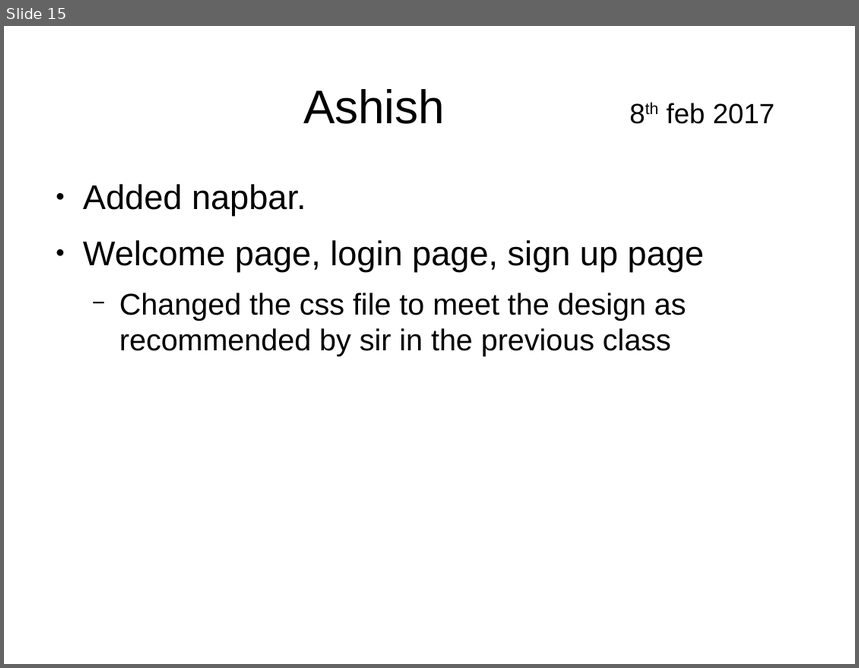
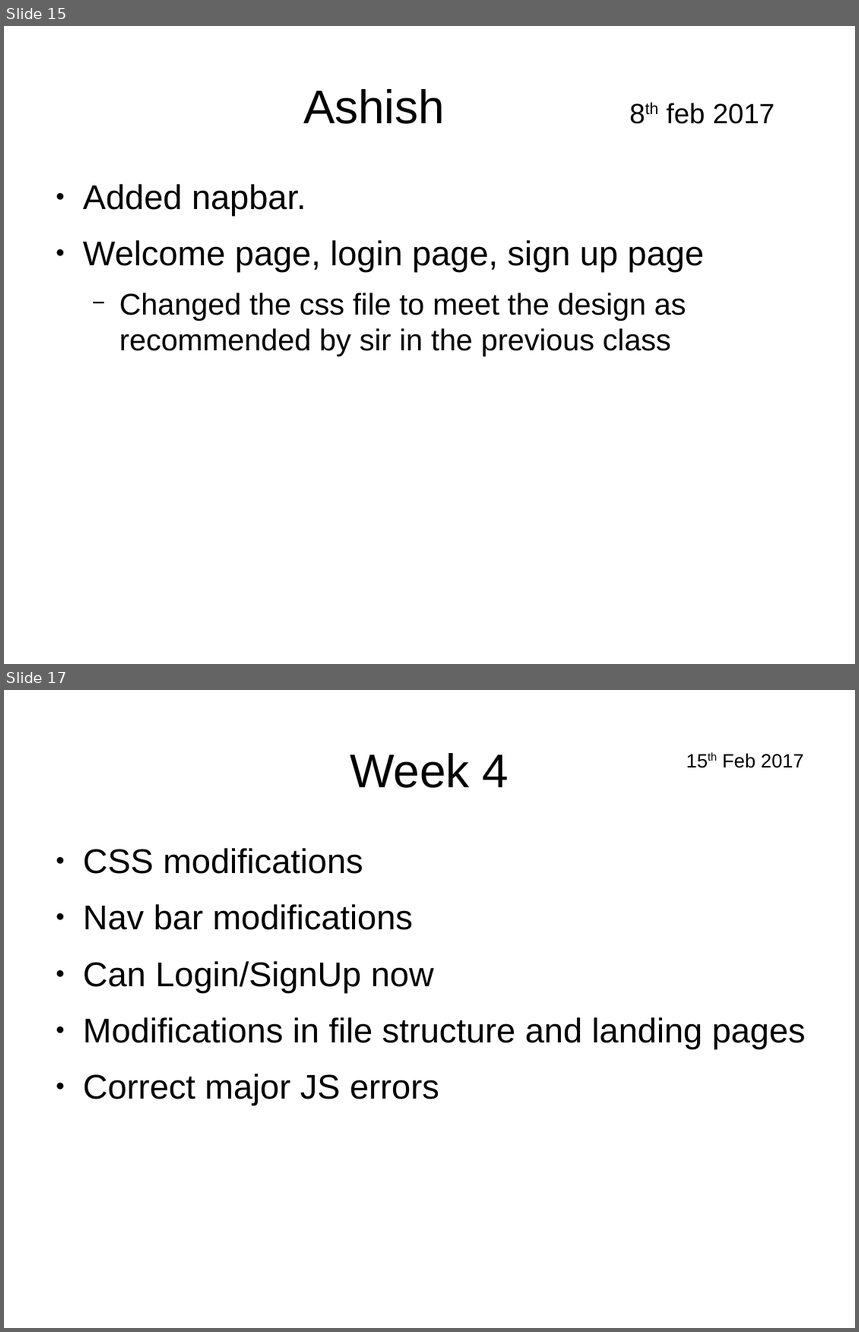
Before and after one commit to pandusonu2/WebTech, a slide deck: Presentation.odp. Shown one above the other, each under a label of ours: slide 15 before the commit, slides 15 and 17 after it; the slides between them are not shown. The pictures are 859x668 and 859x1332 pixels, drawn with LibreOffice and Linux fonts; fonts in the diff are those of the drawing. Boxes give left, top, right and bottom in pixels: in the first picture for what was removed or moved away, otherwise in the second. Text is boxed around its words. In the diff, an @@ line names an element or a change of style, - is before the commit and + after.

```diff
--- a/Presentation.odp
+++ b/Presentation.odp
@@ slide 17 added at [4, 690, 855, 1328], background #FFFFFF @@
@@ title added at [350, 753, 509, 788], 44 pt, text #000000 @@
+Week 4
@@ text added at [722, 753, 804, 768], 18 pt, text #000000 @@
+15th Feb 2017
@@ text added at [83, 848, 806, 1106], 32 pt, text #000000 @@
+● CSS modifications
+● Nav bar modifications
+● Can Login/SignUp now
+● Modifications in file structure and landing pages
+● Correct major JS errors
```
Also in this commit, not shown: 1 slide changed, 4 other slides added, 5 other files.
